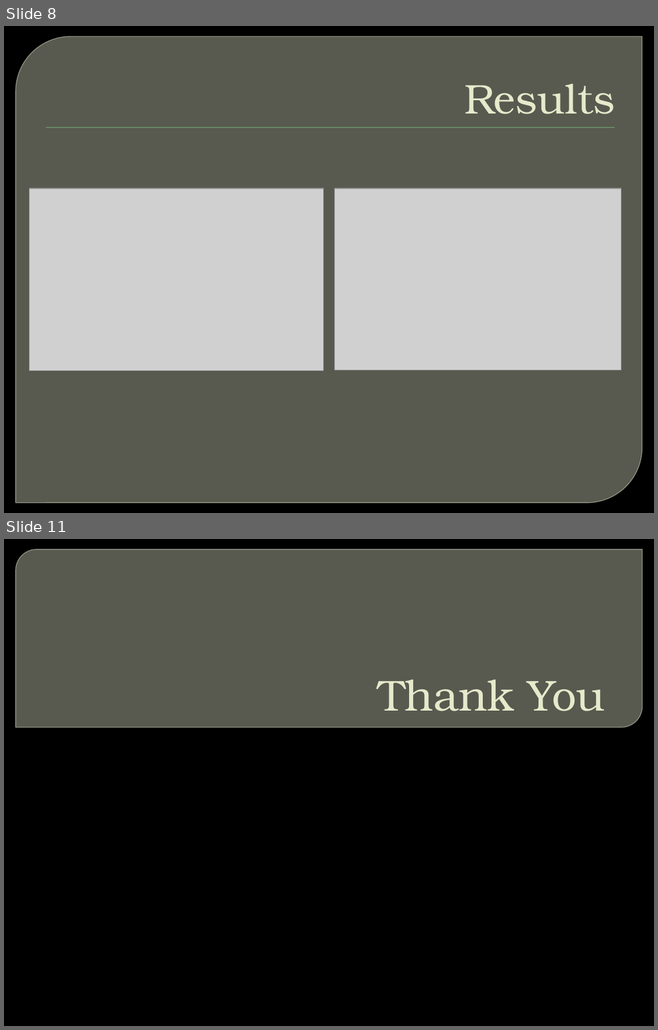
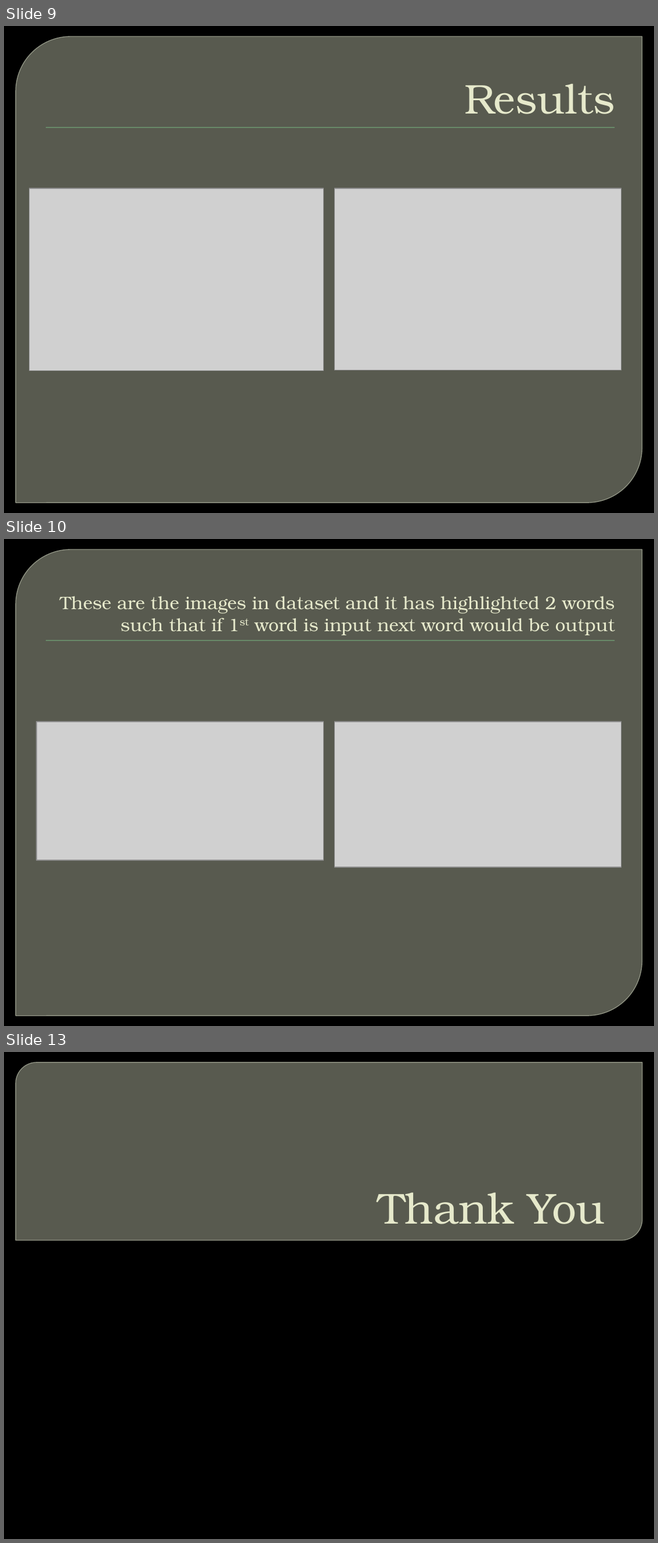
Before and after one commit to Nirmal235/Next-word-Prediction, a slide deck: NEXT WORD PREDICTON.pptx. Shown one above the other, each under a label of ours: slides 8 and 11 before the commit, slides 9, 10 and 13 after it; the slides between them are not shown. The pictures are 658x1030 and 658x1543 pixels, drawn with LibreOffice and Linux fonts; fonts in the diff are those of the drawing; grey boxes stand for pictures; background and template pictures are left out. Boxes give left, top, right and bottom in pixels: in the first picture for what was removed or moved away, otherwise in the second. Text is boxed around its words. In the diff, an @@ line names an element or a change of style, - is before the commit and + after.

```diff
--- a/NEXT WORD PREDICTON.pptx
+++ b/NEXT WORD PREDICTON.pptx
@@ slide 10 added at (4,539,654,1026), background picture (left out); not listed: 2 template elements that a slide beside it also shows @@
@@ title added at (60,596,615,635), 20 pt, text #E7EACB @@
+These are the images in dataset and it has highlighted 2 words such that if 1st word is input next word would be output
@@ picture added at (36,722,324,860) @@
@@ picture added at (334,722,621,867) @@
@@ what was slide 8 is now slide 9 @@
@@ what was slide 11 is now slide 13 @@
```
Also in this commit, not shown: 1 slide changed, 3 other slides added, 2 slides removed, 1 other file.
